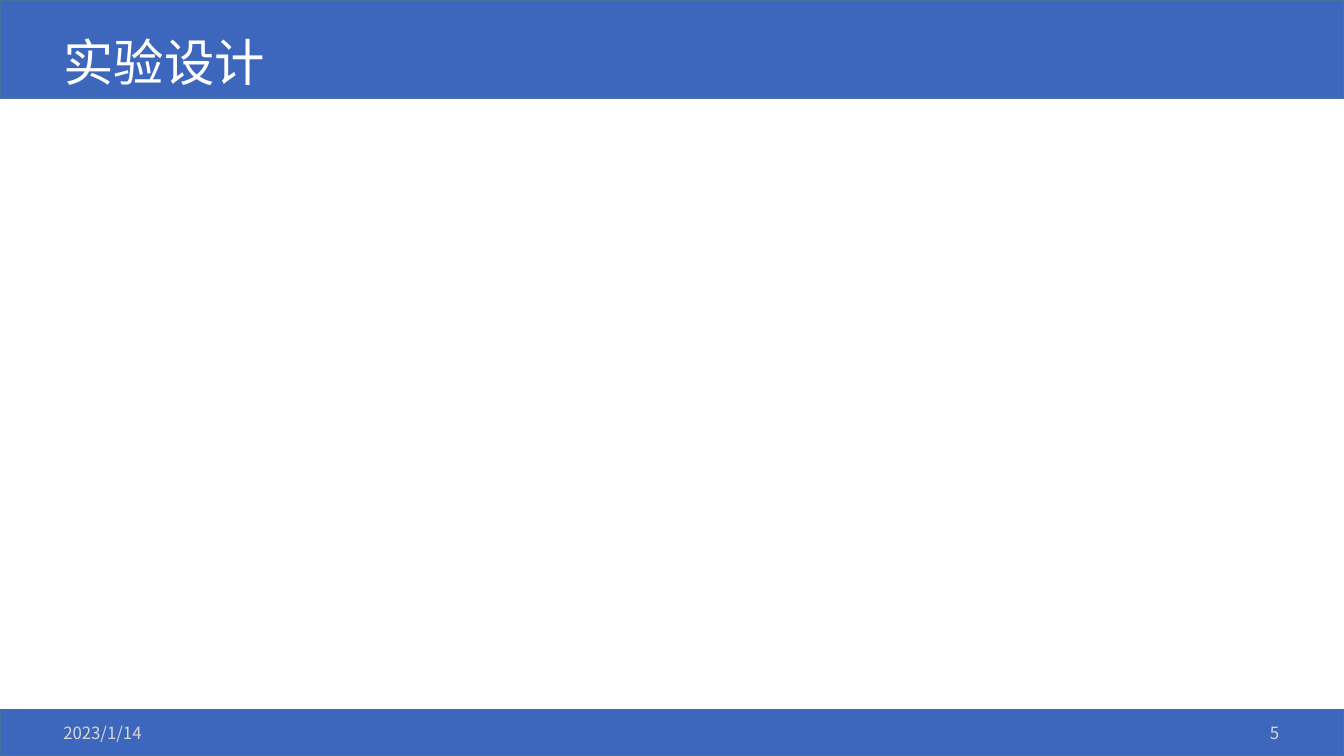
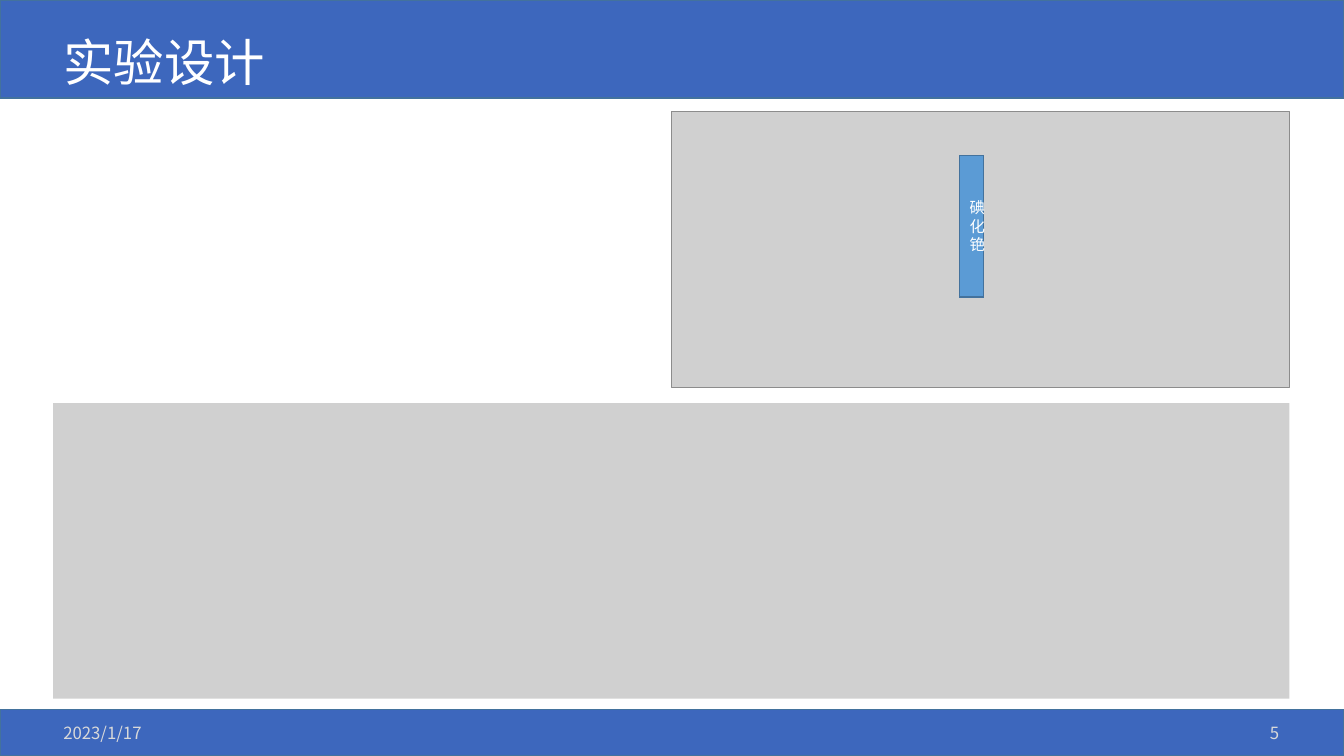
Before and after one commit to yuansicheng/bes3_add_layer, a slide deck: slide 5 of bes3_n0_source.pptx. Drawn at 1344x756 pixels with LibreOffice and Linux fonts; fonts in the diff are those of the drawing; grey boxes stand for pictures; background and template pictures are left out. Boxes give left, top, right and bottom in pixels: in the first picture for what was removed or moved away, otherwise in the second. Text is boxed around its words. In the diff, an @@ line names an element or a change of style, - is before the commit and + after.

```diff
--- a/bes3_n0_source.pptx
+++ b/bes3_n0_source.pptx
@@ picture added at (673,111,1290,387) @@
@@ rectangle added at (960,155,984,296), fill #5B9BD5, outline #43739E 1 pt, 11 pt, text #FFFFFF @@
+碘化铯
@@ picture added at (53,403,1290,699) @@
@@ text at (63,726,141,742): text changed @@
-2023/1/14
+2023/1/17
```
Also in this commit, not shown: 11 other slides changed, 6 slides added, 37 other files.
